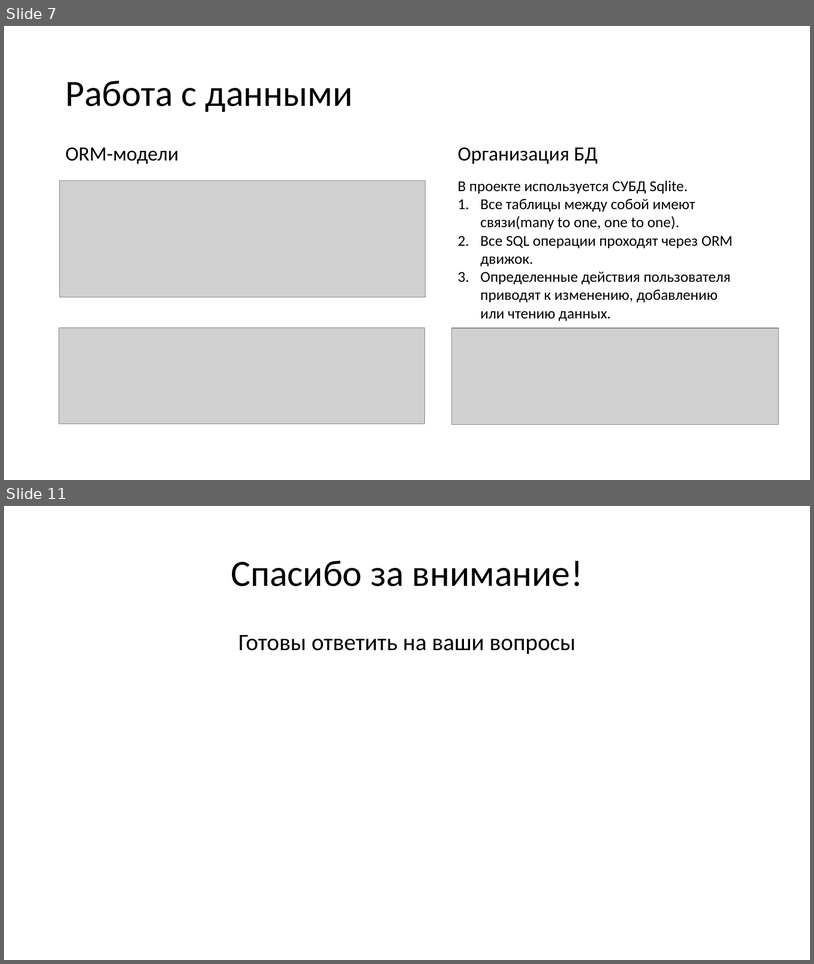
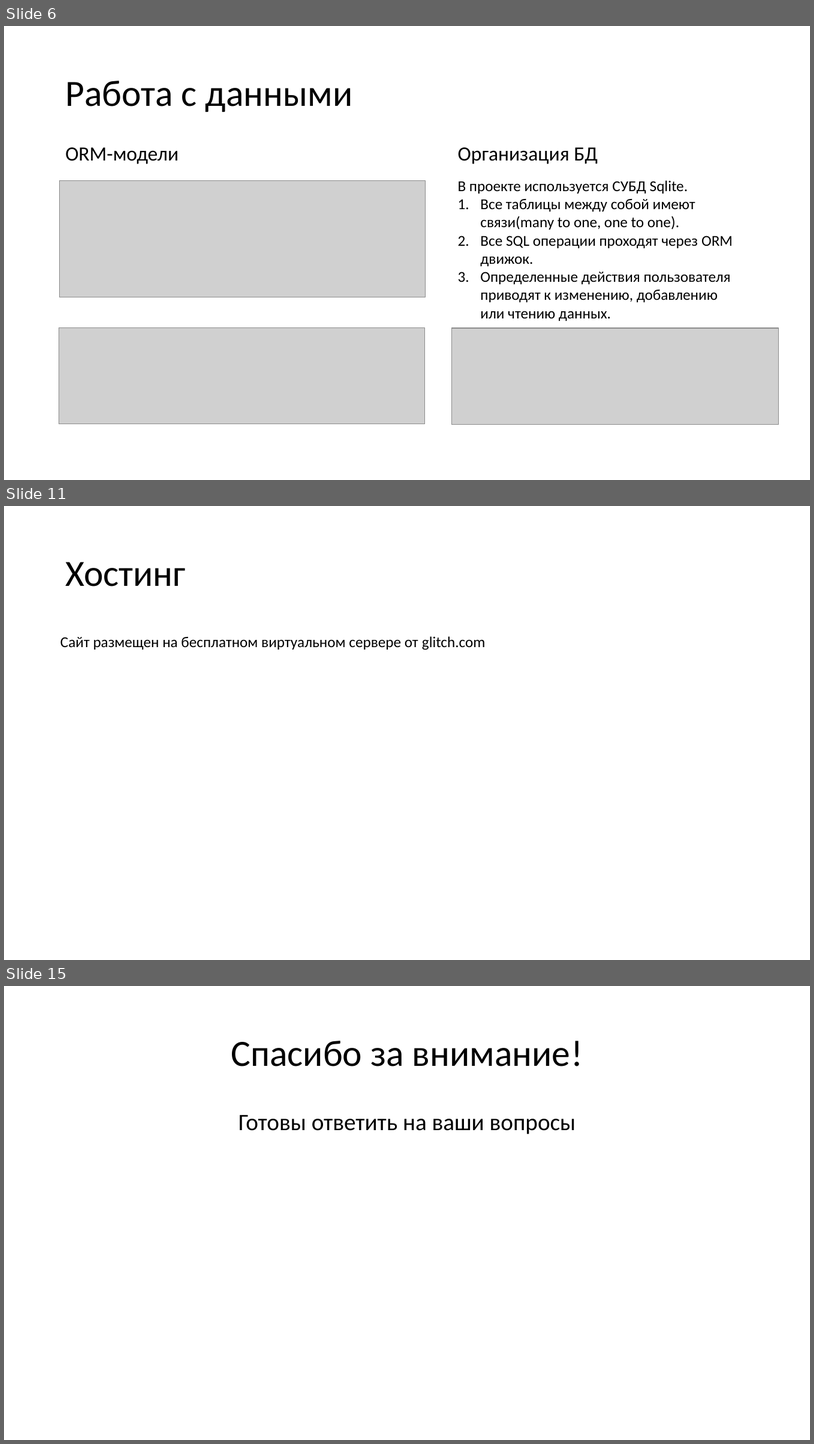
Before and after one commit to andrey3304/The_greatest_project_of_our_time, a slide deck: materials/Presentation.pptx. Shown one above the other, each under a label of ours: slides 7 and 11 before the commit, slides 6, 11 and 15 after it; the slides between them are not shown. The pictures are 814x964 and 814x1444 pixels, drawn with LibreOffice and Linux fonts; fonts in the diff are those of the drawing; grey boxes stand for pictures. Boxes give left, top, right and bottom in pixels: in the first picture for what was removed or moved away, otherwise in the second. Text is boxed around its words. In the diff, an @@ line names an element or a change of style, - is before the commit and + after.

```diff
--- a/materials/Presentation.pptx
+++ b/materials/Presentation.pptx
@@ slide 11 added at (4,506,810,960), background #FFFFFF @@
@@ title added at (65,562,186,586), 44 pt, text #000000 @@
+Хостинг
@@ text added at (60,636,486,650), 18 pt, text #000000 @@
+Сайт размещен на бесплатном виртуальном сервере от glitch.com
@@ what was slide 7 is now slide 6 @@
@@ what was slide 11 is now slide 15 @@
```
Also in this commit, not shown: 4 slides changed, 7 other slides added, 4 slides removed, 1 other file.
